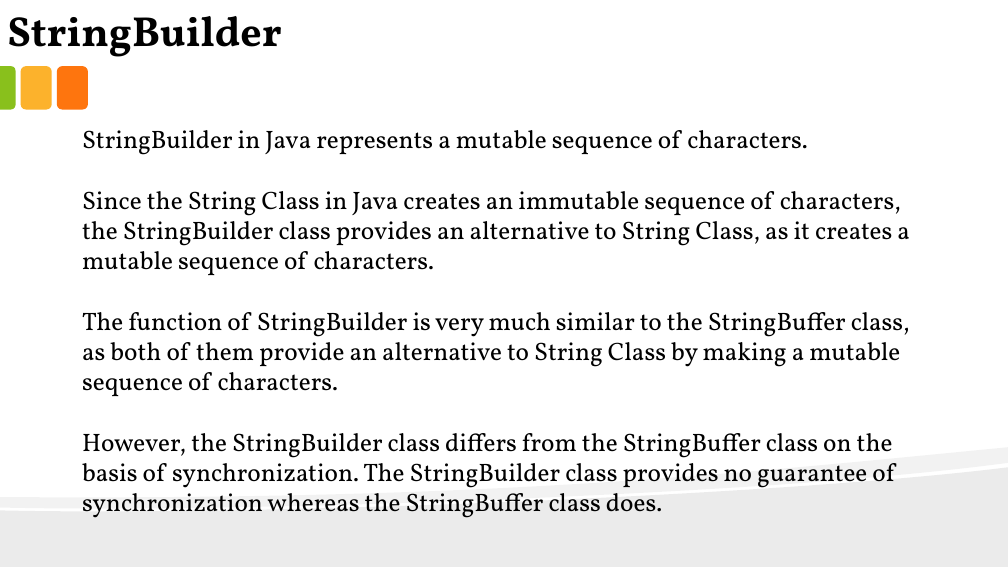
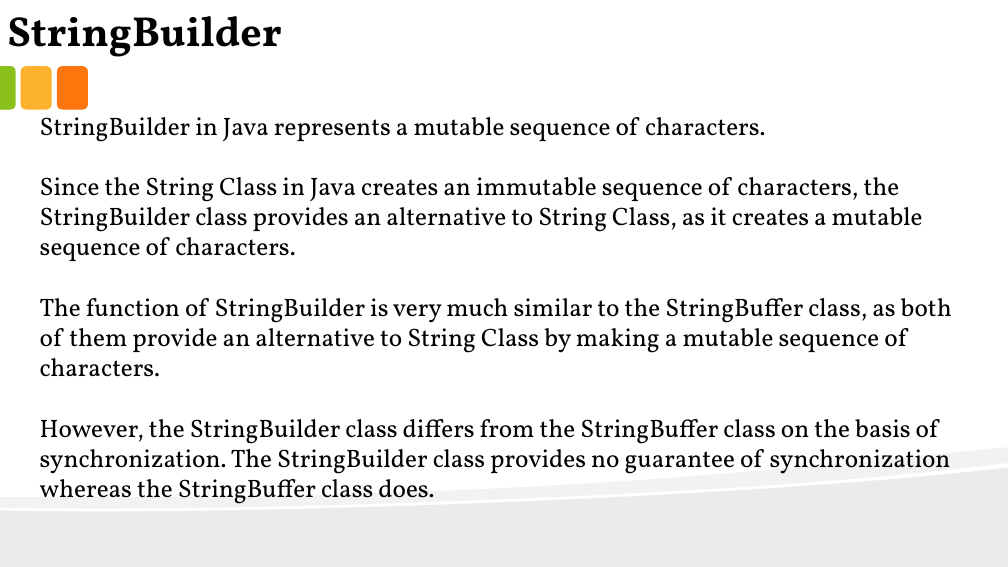
Before and after one commit to anirudhagaikwad/Java_Programming, a slide deck: slide 16 of Java_PPT/#7_String.pptx. Drawn at 1008x567 pixels with LibreOffice and Linux fonts; fonts in the diff are those of the drawing. Boxes give left, top, right and bottom in pixels: in the first picture for what was removed or moved away, otherwise in the second. Text is boxed around its words. In the diff, an @@ line names an element or a change of style, - is before the commit and + after.

Commit message:
String Program Update

```diff
--- a/Java_PPT/#7_String.pptx
+++ b/Java_PPT/#7_String.pptx
@@ text "StringBuilder in Java represents a ..." rewrapped from [82,130,910,518] to [40,117,952,504] @@
```
Also in this commit, not shown: 4 other slides changed, 16 slides added, 5 slides removed, 2 other files.
